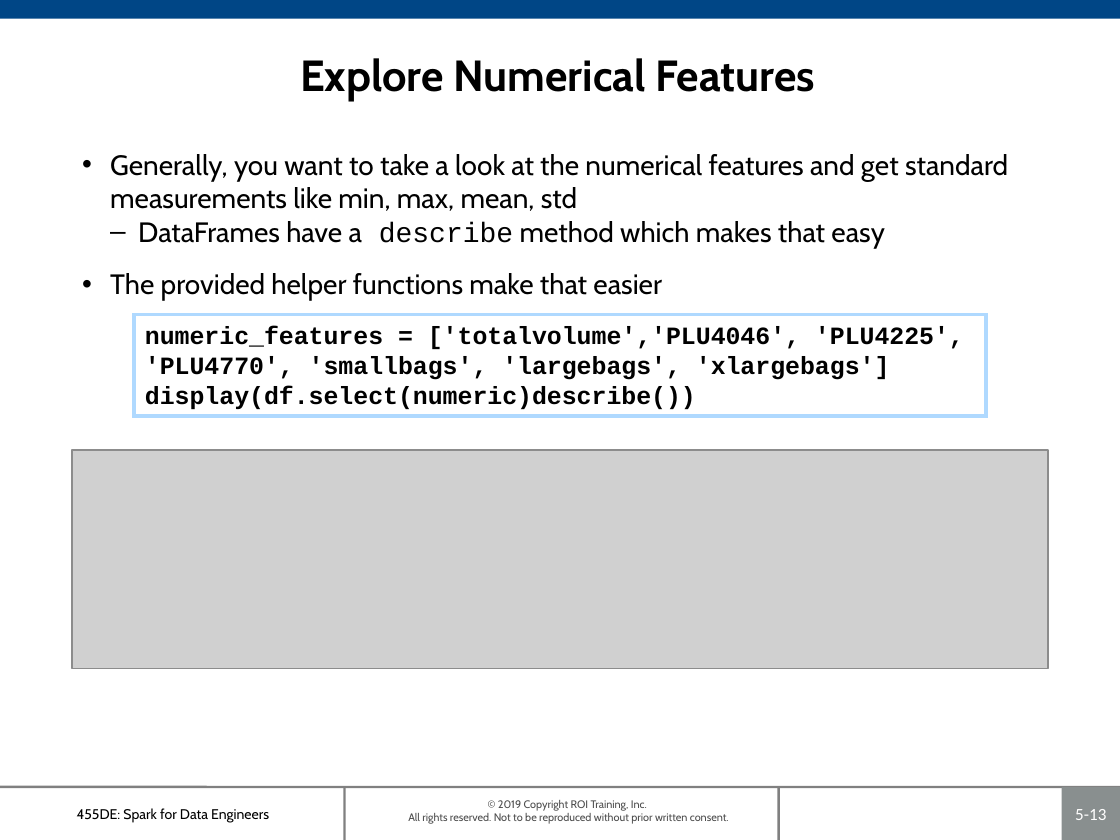
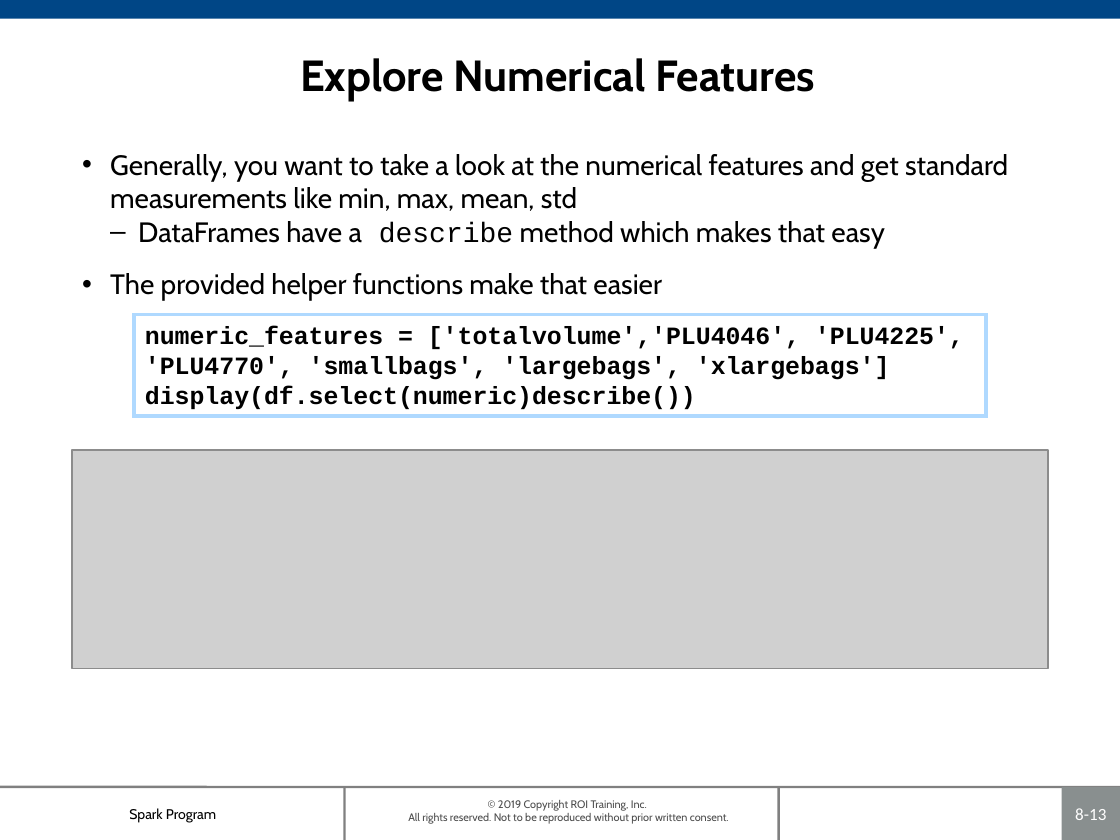
Before and after one commit to roitraining/SparkProgram, a slide deck: slide 13 of Day6/Ch08_RegressionAnalysis.pptx. Drawn at 1120x840 pixels with LibreOffice and Linux fonts; fonts in the diff are those of the drawing; grey boxes stand for pictures; background and template pictures are left out. Boxes give left, top, right and bottom in pixels: in the first picture for what was removed or moved away, otherwise in the second. Text is boxed around its words. In the diff, an @@ line names an element or a change of style, - is before the commit and + after.

```diff
--- a/Day6/Ch08_RegressionAnalysis.pptx
+++ b/Day6/Ch08_RegressionAnalysis.pptx
@@ text at box(129, 808, 216, 823): text changed @@
-455DE: Spark for Data Engineers
+Spark Program
@@ page number at box(1075, 808, 1106, 820): text changed @@
-5-13
+8-13
```
Also in this commit, not shown: 19 other slides changed, 3 other files.
